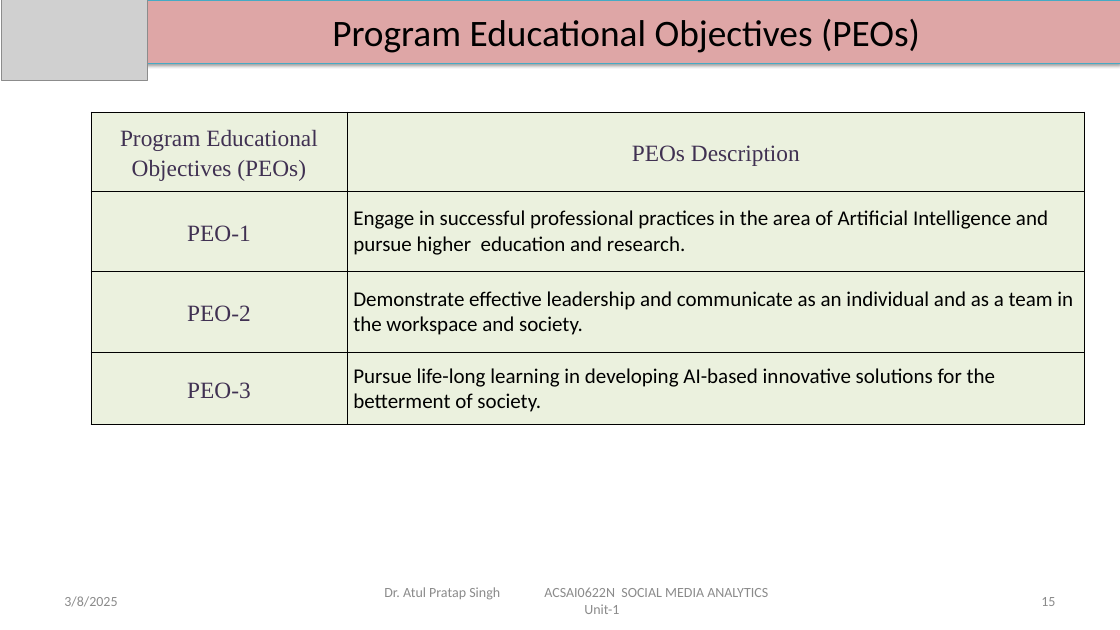
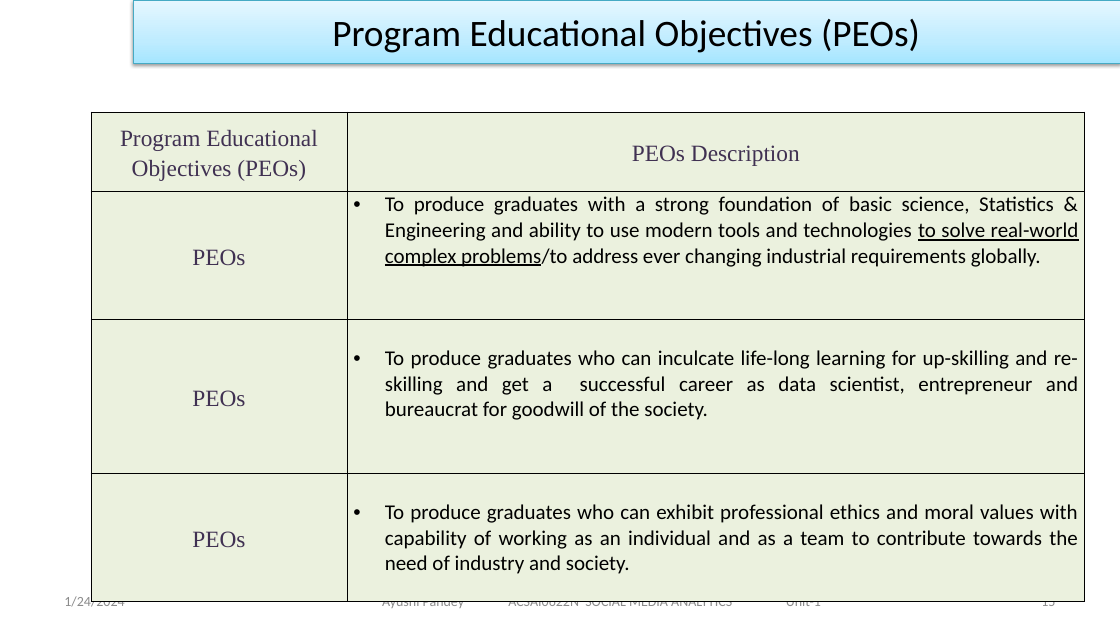
Before and after one commit to DevGoyalG/NIET-Study-Material, a slide deck: slide 15 of CSE (Artificial Intelligence and Machine Learning)/Third Year/Sixth Semester/PPTs/Social Media Analytics/SMA - Unit 1.pptx. Drawn at 1120x630 pixels with LibreOffice and Linux fonts; fonts in the diff are those of the drawing; grey boxes stand for pictures; background and template pictures are left out. Boxes give left, top, right and bottom in pixels: in the first picture for what was removed or moved away, otherwise in the second. Text is boxed around its words. In the diff, an @@ line names an element or a change of style, - is before the commit and + after.

```diff
--- a/CSE (Artificial Intelligence and Machine Learning)/Third Year/Sixth Semester/PPTs/Social Media Analytics/SMA - Unit 1.pptx
+++ b/CSE (Artificial Intelligence and Machine Learning)/Third Year/Sixth Semester/PPTs/Social Media Analytics/SMA - Unit 1.pptx
@@ picture removed at (2, 0, 147, 81) @@
@@ rectangle "Program Educational Objectives (PEOs)" at (133, 0, 1120, 63): fill #DEA6A6 to gradient #A7E6FF to #C1EDFF to #E7F8FF @@
@@ table at (91, 112, 1086, 595) @@
-row 2, column 1: PEO-1
+row 2, column 1: PEOs
-row 2, column 2: Engage in successful professional practices in the area of Artificial Intelligence and pursue higher education and research.
+row 2, column 2: To produce graduates with a strong foundation of basic science, Statistics & Engineering and ability to use modern tools and technologies to solve real-world complex problems/to address ever changing industrial requirements globally.
-row 3, column 1: PEO-2
+row 3, column 1: PEOs
-row 3, column 2: Demonstrate effective leadership and communicate as an individual and as a team in the workspace and society.
+row 3, column 2: To produce graduates who can inculcate life-long learning for up-skilling and re-skilling and get a successful career as data scientist, entrepreneur and bureaucrat for goodwill of the society.
-row 4, column 1: PEO-3
+row 4, column 1: PEOs
-row 4, column 2: Pursue life-long learning in developing AI-based innovative solutions for the betterment of society.
+row 4, column 2: To produce graduates who can exhibit professional ethics and moral values with capability of working as an individual and as a team to contribute towards the need of industry and society.
@@ text at (64, 594, 124, 607): text changed @@
-3/8/2025
+1/24/2024
@@ text at (382, 601, 821, 608): text changed @@
-Dr. Atul Pratap Singh ACSAI0622N SOCIAL MEDIA ANALYTICS Unit-1
+Ayushi Pandey ACSAI0622N SOCIAL MEDIA ANALYTICS Unit-1
```
Also in this commit, not shown: 96 other slides changed, 9 other files.
